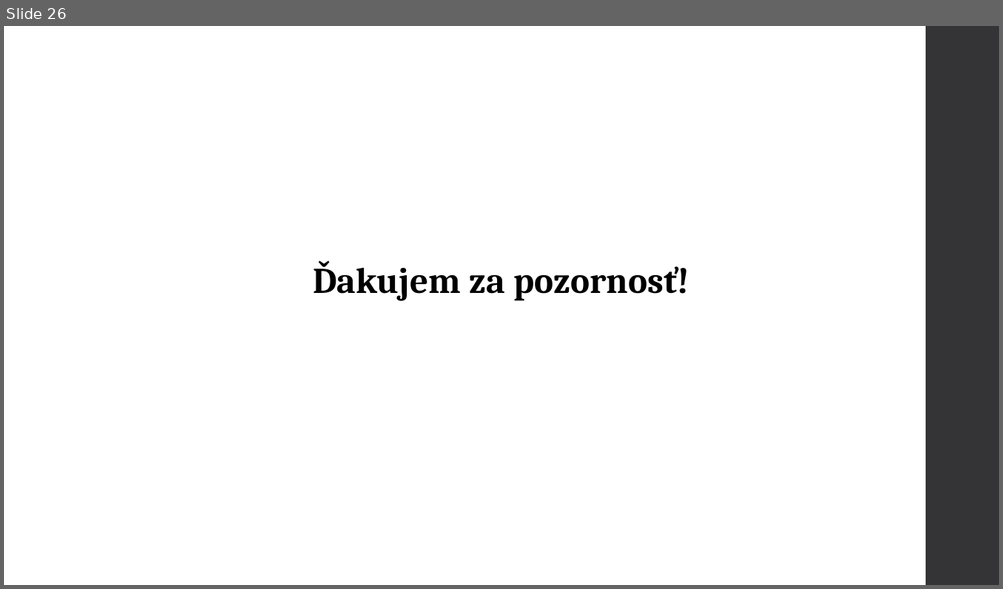
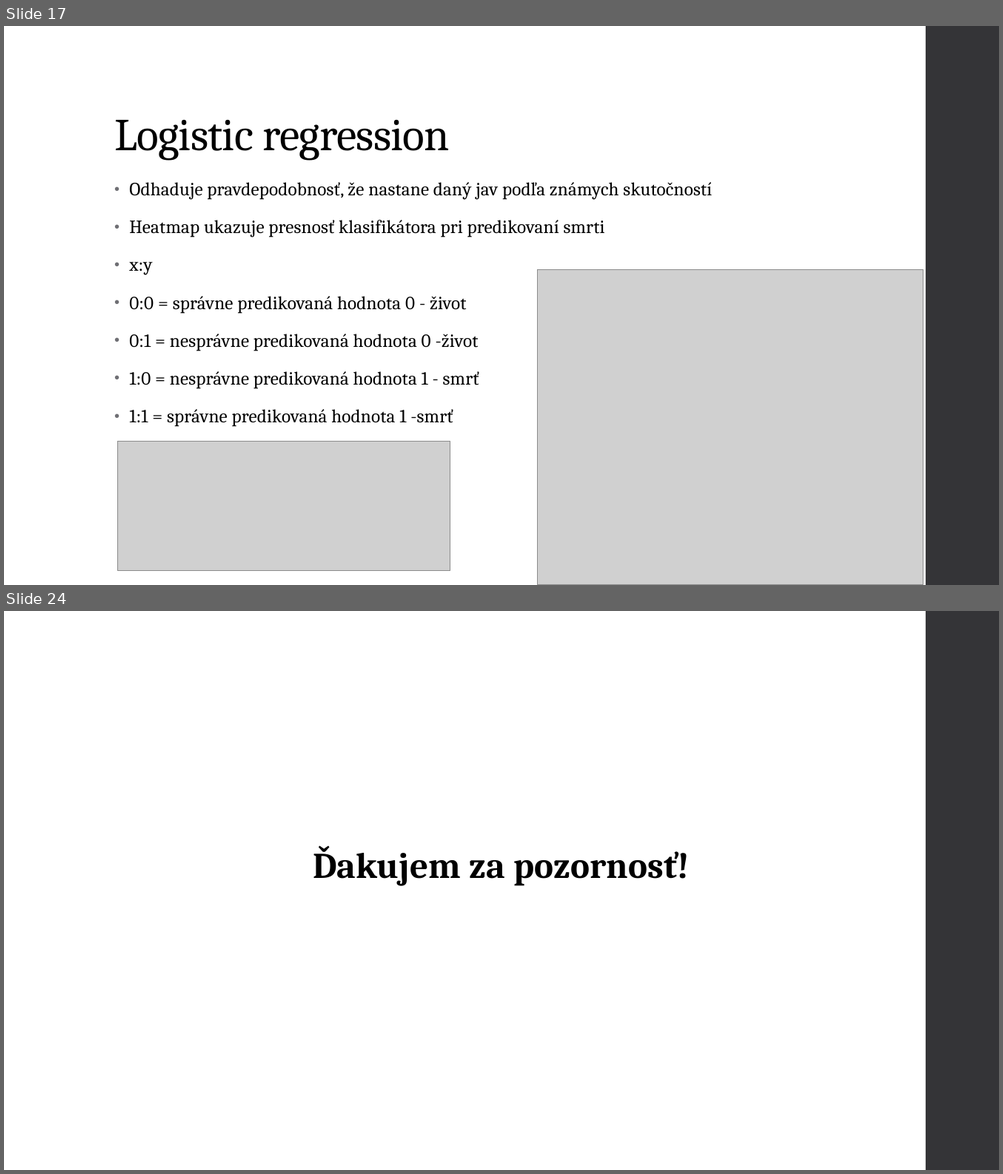
Before and after one commit to mvanko/Vanko_Martin_NS2021, a slide deck: Vanko Martin Predikcia zlyhania srdca.pptx. Shown one above the other, each under a label of ours: slide 26 before the commit, slides 17 and 24 after it; the slides between them are not shown. The pictures are 1003x589 and 1003x1174 pixels, drawn with LibreOffice and Linux fonts; fonts in the diff are those of the drawing; grey boxes stand for pictures. Boxes give left, top, right and bottom in pixels: in the first picture for what was removed or moved away, otherwise in the second. Text is boxed around its words. In the diff, an @@ line names an element or a change of style, - is before the commit and + after.

```diff
--- a/Vanko Martin Predikcia zlyhania srdca.pptx
+++ b/Vanko Martin Predikcia zlyhania srdca.pptx
@@ slide 17 added at <box>4,26,999,585</box>, background #FFFFFF; not listed: 1 template element that a slide beside it also shows @@
@@ title added at <box>114,120,449,160</box>, 44 pt, text #000000 @@
+Logistic regression
@@ text added at <box>129,182,711,427</box>, 18 pt, text #000000 @@
+• Odhaduje pravdepodobnosť, že nastane daný jav podľa známych skutočností
+• Heatmap ukazuje presnosť klasifikátora pri predikovaní smrti
+• x:y
+• 0:0 = správne predikovaná hodnota 0 - život
+• 0:1 = nesprávne predikovaná hodnota 0 -život
+• 1:0 = nesprávne predikovaná hodnota 1 - smrť
+• 1:1 = správne predikovaná hodnota 1 -smrť
@@ picture added at <box>538,270,923,585</box> @@
@@ picture added at <box>117,442,450,571</box> @@
@@ what was slide 26 is now slide 24 @@
```
Also in this commit, not shown: 12 slides changed, 9 other slides added, 12 slides removed, 1 other file.
